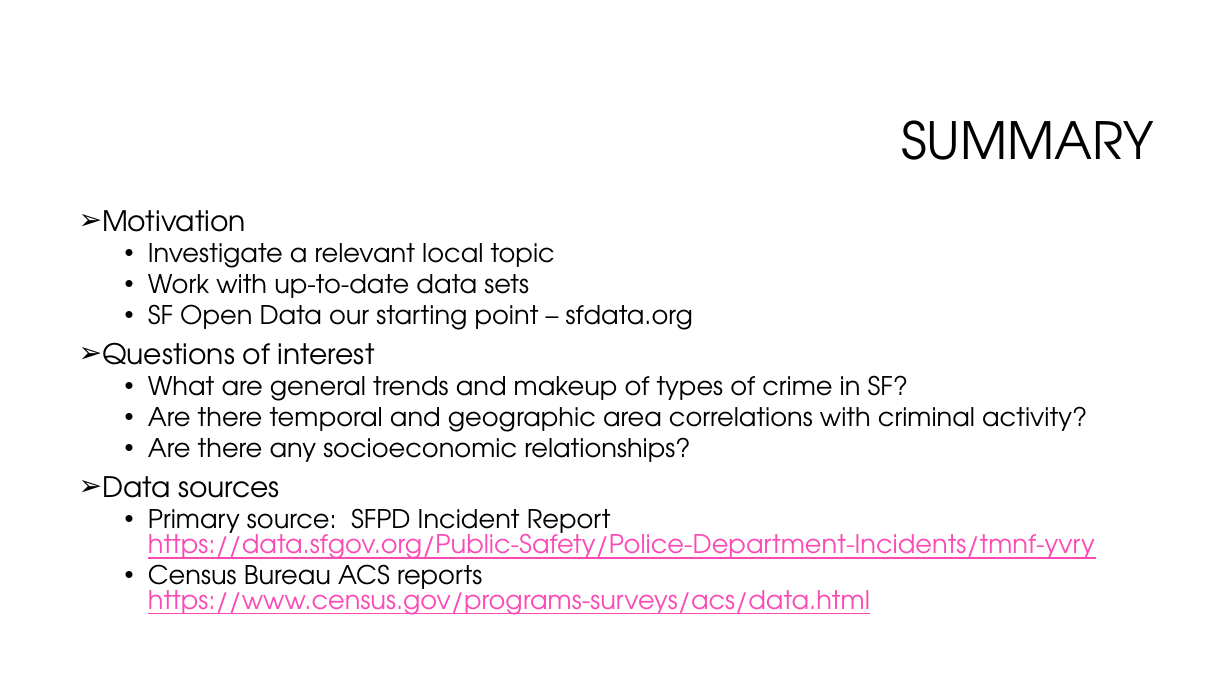
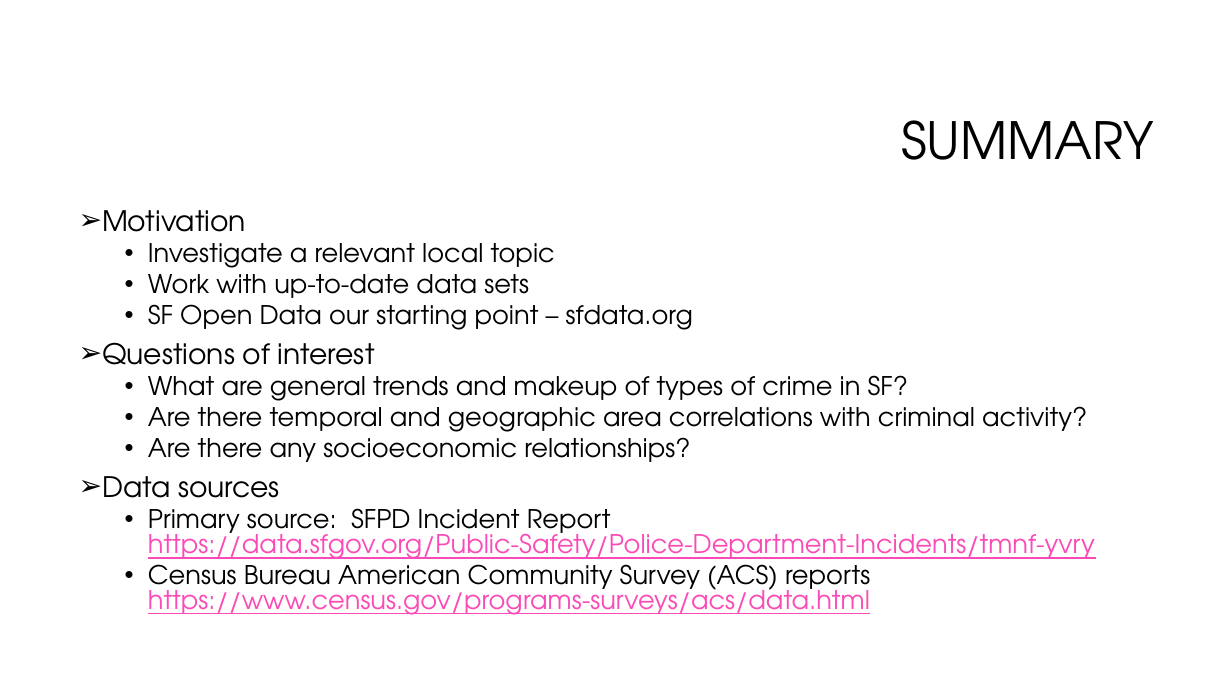
Before and after one commit to rayraysheng/san-francisco-police-incidents-2010-to-2017, a slide deck: slide 2 of Presentation.pptx. Drawn at 1232x693 pixels with LibreOffice and Linux fonts; fonts in the diff are those of the drawing; background and template pictures are left out. Boxes give left, top, right and bottom in pixels: in the first picture for what was removed or moved away, otherwise in the second. Text is boxed around its words. In the diff, an @@ line names an element or a change of style, - is before the commit and + after.

```diff
--- a/Presentation.pptx
+++ b/Presentation.pptx
@@ text at <box>148,558,870,615</box>: text changed @@
-  • Census Bureau ACS reports
-    https://www.census.gov/programs-surveys/acs/data.html
+  • Census Bureau American Community Survey (ACS) reports
+    https://www.census.gov/programs-surveys/acs/data.html
```
Also in this commit, not shown: 4 other slides changed, 13 slides added, 2 slides removed.
